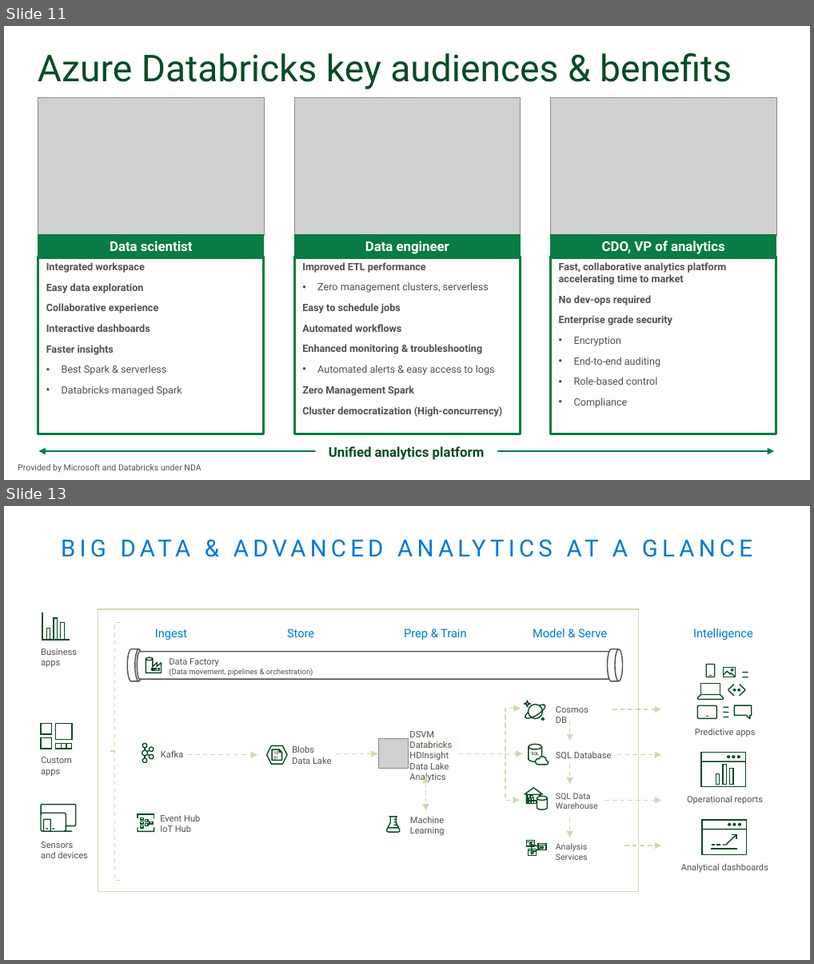
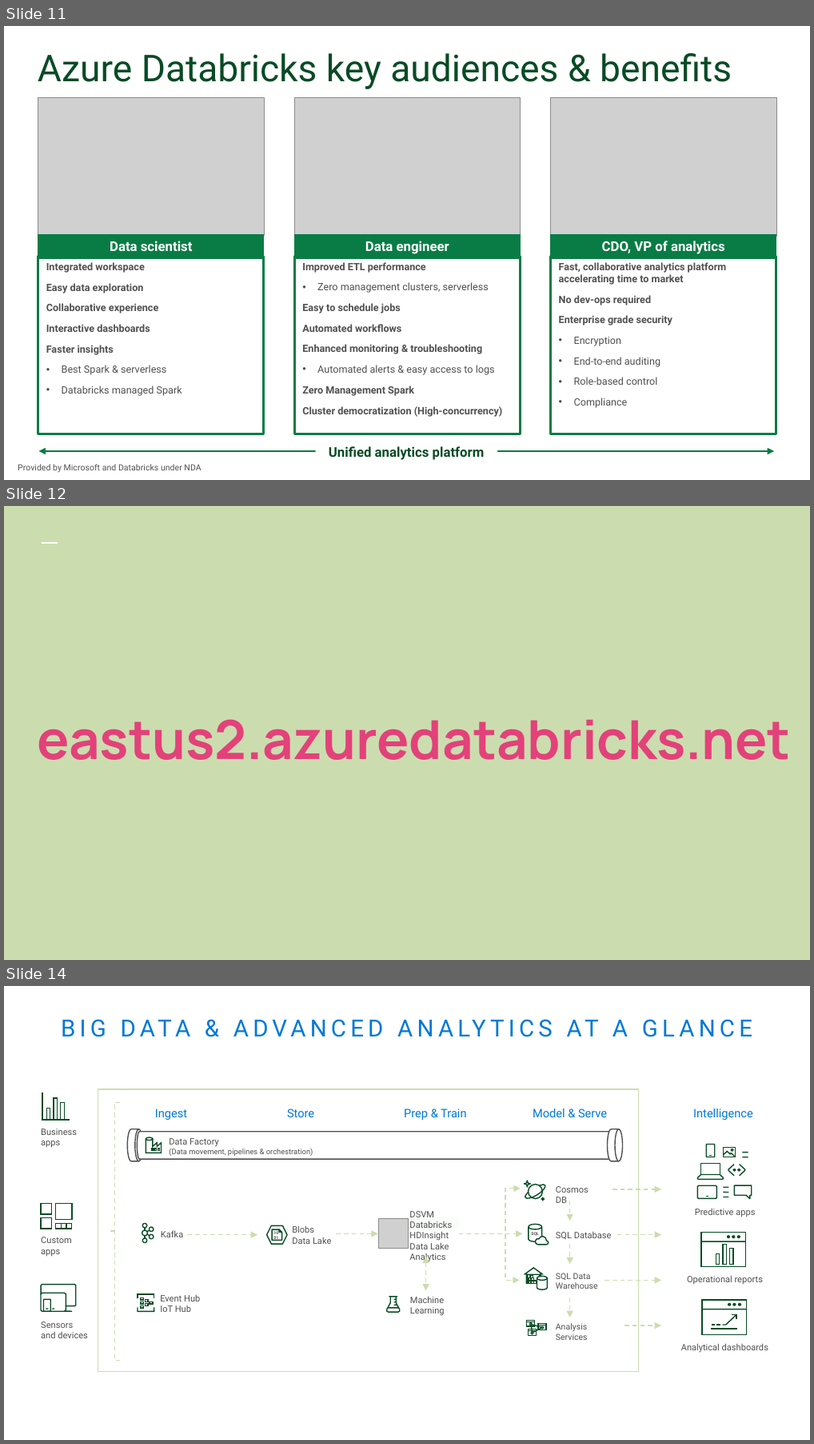
Before and after one commit to colbyford/DSBA6190-CloudComputing, a slide deck: 5 - Parallel Computing/ParallelComputing.pptx. Shown one above the other, each under a label of ours: slides 11 and 13 before the commit, slides 11, 12 and 14 after it; the slides between them are not shown. The pictures are 814x964 and 814x1444 pixels, drawn with LibreOffice and Linux fonts; fonts in the diff are those of the drawing; grey boxes stand for pictures. Boxes give left, top, right and bottom in pixels: in the first picture for what was removed or moved away, otherwise in the second. Text is boxed around its words. In the diff, an @@ line names an element or a change of style, - is before the commit and + after.

```diff
--- a/5 - Parallel Computing/ParallelComputing.pptx
+++ b/5 - Parallel Computing/ParallelComputing.pptx
@@ slide 12 added at box(4, 506, 810, 960), background #CBDDAF @@
@@ line added from (42, 542) to (58, 542), #FFFFFF 1.5 pt @@
@@ title added at box(37, 719, 790, 760), 48 pt, text #E3417A, bold @@
+eastus2.azuredatabricks.net
@@ what was slide 13 is now slide 14 @@
```
Also in this commit, not shown: 1 other file.
